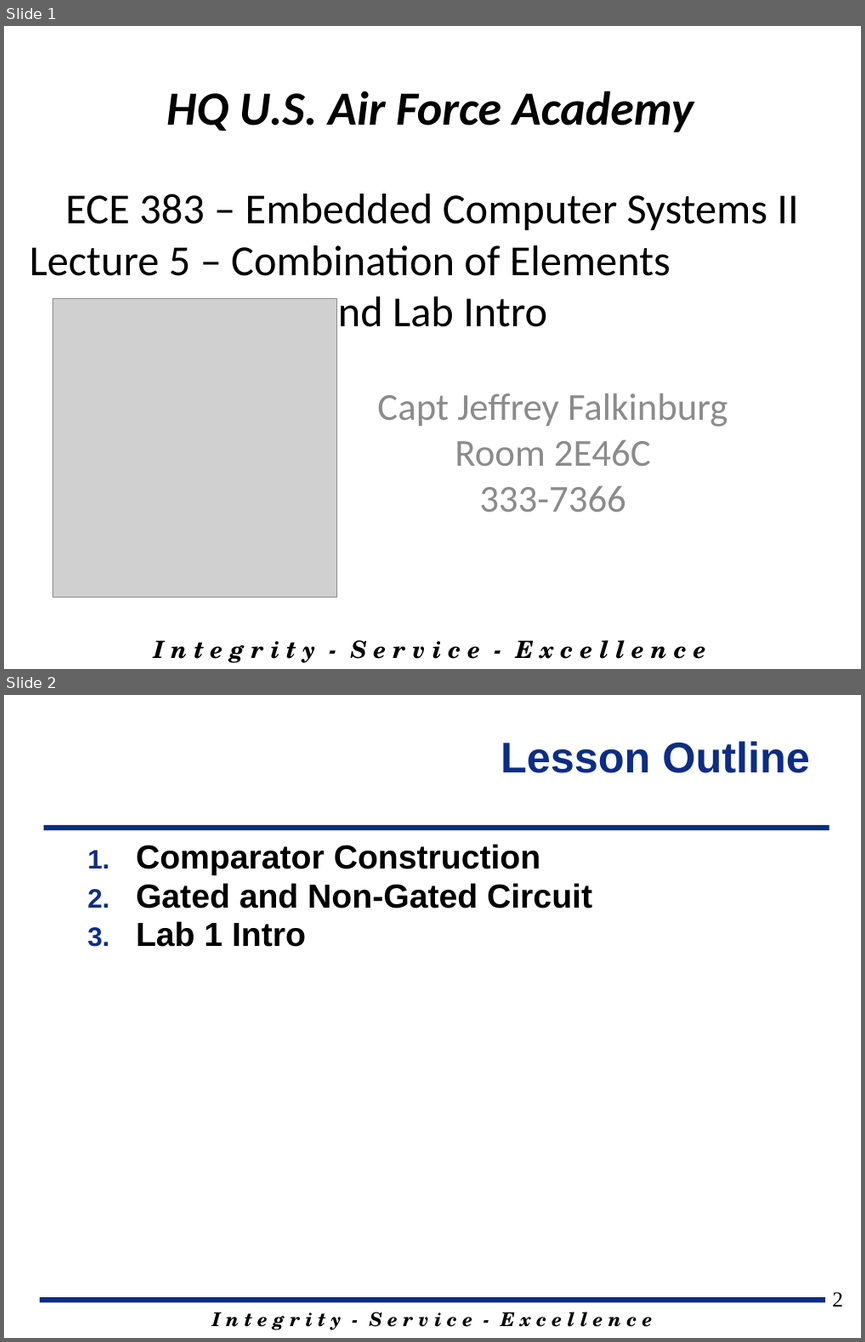
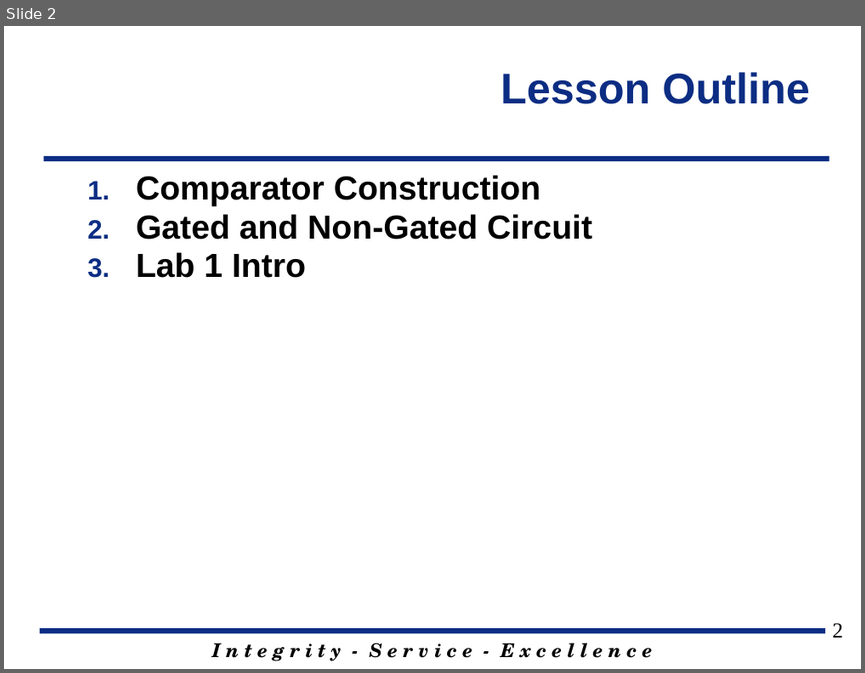
Before and after one commit to jfalkinburg/ECE383_web, a slide deck: lecture/slides/ECE_383_Lec5.pptx. Shown one above the other, each under a label of ours: slides 1 and 2 before the commit, slide 2 after it. The pictures are 865x1342 and 865x673 pixels, drawn with LibreOffice and Linux fonts; fonts in the diff are those of the drawing; grey boxes stand for pictures; background and template pictures are left out. Boxes give left, top, right and bottom in pixels: in the first picture for what was removed or moved away, otherwise in the second. Text is boxed around its words. In the diff, an @@ line names an element or a change of style, - is before the commit and + after.

Commit message:
Updating Lecture 5 slide and Lab 1 introductions.  Also adding modifying Lab 1 code and adding new images to Lab 1 for new Neyxys Video board.  Additionally changing the reset input to reset_n on all code.

```diff
--- a/lecture/slides/ECE_383_Lec5.pptx
+++ b/lecture/slides/ECE_383_Lec5.pptx
@@ slide 1 removed at (4, 26, 861, 669), background #FFFFFF @@
@@ text removed at (166, 91, 693, 132) @@
-HQ U.S. Air Force Academy
@@ title removed at (30, 193, 798, 336) @@
-ECE 383 – Embedded Computer Systems II
-Lecture 5 – Combination of Elements and Lab Intro
@@ picture removed at (52, 299, 337, 597) @@
@@ subtitle removed at (377, 393, 727, 511) @@
-Capt Jeffrey Falkinburg
-Room 2E46C
-333-7366
@@ text removed at (154, 640, 706, 663) @@
-I n t e g r i t y - S e r v i c e - E x c e l l e n c e
```
Also in this commit, not shown: 6 slides changed, 21 slides added, 9 other files.
